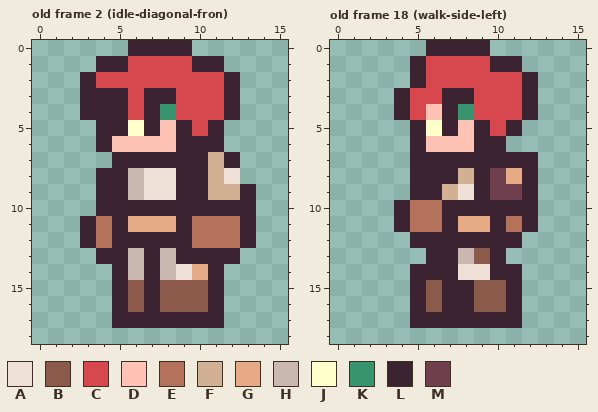
Two versions of one pixel-art file, Assets/Resources/Player/Sprites/Movement/player-walking.aseprite. Above, as it was before the edit.
16x19 pixels, 40 frames. Shown: old frame 2 (idle-diagonal-fron), old frame 18 (walk-side-left). The commit also changed other frames, which this record leaves out.
Visible layers, top first: "Layer 3", "Layer 1".
Palette (. is transparent): A #eedfd7  B #8c5a4a  C #d6474e  D #ffc3b5  E #b37259  F #d1b094  G #e6aa86  H #cab7af  J #ffffcc  K #37946e  L #3b2331  M #6f3f4e
Pixels before, old frame 2 (idle-diagonal-fron), first column x 3:
 0 ...LLLL....
 1 .LLCCCCLL..
 2 LCCCCCCCCL.
 3 LLLCLLCCCL.
 4 LLLCLKCCCL.
 5 .LLJLDLCL..
 6 .LDDDDLLL..
 7 ..LLLLLLFL.
 8 .LLHAALLFA.
 9 .LLHAALLFFL
10 .LLLLLLLLLL
11 LELGGGLEEEL
12 LELLLLLEEEL
13 .LLHLHLLLL.
14 ..LHLHAGL..
15 ..LBLBBBL..
16 ..LBLBBBL..
17 ..LLLLLLL..
Pixels before, old frame 18 (walk-side-left), first column x 4:
 0 ..LLLL...
 1 .LCCCCLL.
 2 .LCCCCCCL
 3 LCCLLCCCL
 4 LCDLKCCCL
 5 .LJLDLCL.
 6 .LDDDLL..
 7 .LLLLLLLL
 8 .LLLFLMGL
 9 .LLFALMML
10 LEELLLLLL
11 LEELGGLEL
12 .LLLLLLL.
13 ..LLHBL..
14 .LLLAALL.
15 .LBLLBBL.
16 .LBLLBBL.
17 .LLLLLLL.
Now the later version:
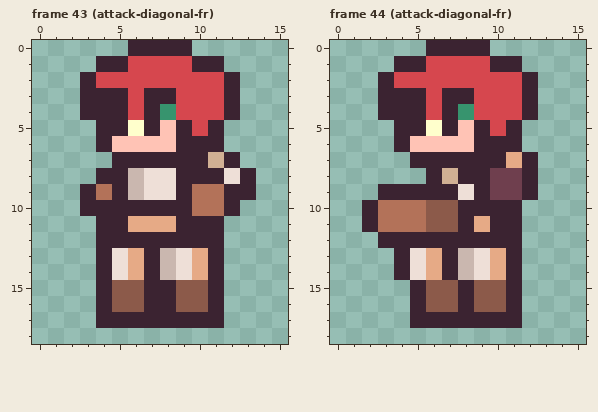
A new or re-ordered frame is compared with the old frame closest to it.
The edit:
{"change": "frames 40 -> 72"}
{"change": "layer \"Layer 6\" added"}
{"where": "frame 43 (attack-diagonal-fr) is new; against old frame 2 (idle-diagonal-fron), layer \"Layer 1\""}
{"frame":43,"y":8,"x":11,"old":"F","new":"L"}
{"frame":43,"y":8,"x":13,"old":".","new":"L"}
{"frame":43,"y":9,"x":3,"old":".L","new":"LE"}
{"frame":43,"y":9,"x":10,"old":"LFF","new":"EEL"}
{"frame":43,"y":10,"x":3,"old":".","new":"L"}
{"frame":43,"y":10,"x":10,"old":"LL","new":"EE"}
{"frame":43,"y":10,"x":13,"old":"L","new":"."}
{"frame":43,"y":11,"x":3,"old":"LE","new":".L"}
{"frame":43,"y":11,"x":10,"old":"EEEL","new":"LL.."}
{"frame":43,"y":12,"x":3,"old":"LE","new":".L"}
{"frame":43,"y":12,"x":10,"old":"EEEL","new":"LL.."}
{"frame":43,"y":13,"x":5,"old":"LH","new":"AG"}
{"frame":43,"y":13,"x":9,"old":"LL","new":"AG"}
{"frame":43,"y":13,"x":12,"old":"L","new":"."}
{"frame":43,"y":14,"x":4,"old":".LH","new":"LAG"}
{"frame":43,"y":15,"x":4,"old":".L","new":"LB"}
{"frame":43,"y":15,"x":8,"old":"B","new":"L"}
{"frame":43,"y":16,"x":4,"old":".L","new":"LB"}
{"frame":43,"y":16,"x":8,"old":"B","new":"L"}
{"frame":43,"y":17,"x":4,"old":".","new":"L"}
{"where": "frame 44 (attack-diagonal-fr) is new; against old frame 18 (walk-side-left), layers \"Layer 3\", \"Layer 6\", \"Layer 1\""}
{"frame":44,"y":1,"x":4,"old":".","new":"L"}
{"frame":44,"y":2,"x":3,"old":"..L","new":"LCC"}
{"frame":44,"y":3,"x":3,"old":".","new":"L"}
{"frame":44,"y":3,"x":5,"old":"C","new":"L"}
{"frame":44,"y":4,"x":3,"old":".","new":"L"}
{"frame":44,"y":4,"x":5,"old":"CD","new":"LC"}
{"frame":44,"y":5,"x":4,"old":".","new":"L"}
{"frame":44,"y":6,"x":4,"old":".L","new":"LD"}
{"frame":44,"y":6,"x":11,"old":".","new":"L"}
{"frame":44,"y":7,"x":11,"old":"L","new":"G"}
{"frame":44,"y":8,"x":5,"old":"L","new":"."}
{"frame":44,"y":8,"x":7,"old":"LF","new":"FL"}
{"frame":44,"y":8,"x":11,"old":"G","new":"M"}
{"frame":44,"y":9,"x":3,"old":"..","new":"LL"}
{"frame":44,"y":9,"x":7,"old":"F","new":"L"}
{"frame":44,"y":10,"x":2,"old":"..L","new":"LEE"}
{"frame":44,"y":10,"x":6,"old":"EL","new":"BB"}
{"frame":44,"y":10,"x":12,"old":"L","new":"."}
{"frame":44,"y":11,"x":2,"old":"..L","new":"LEE"}
{"frame":44,"y":11,"x":6,"old":"ELG","new":"BBL"}
{"frame":44,"y":11,"x":11,"old":"EL","new":"L."}
{"frame":44,"y":12,"x":3,"old":"..","new":"LL"}
{"frame":44,"y":13,"x":4,"old":"..L","new":"LAG"}
{"frame":44,"y":13,"x":9,"old":"BL.","new":"AGL"}
{"frame":44,"y":14,"x":4,"old":".LL","new":"LAG"}
{"frame":44,"y":14,"x":8,"old":"A","new":"H"}
{"frame":44,"y":14,"x":10,"old":"L","new":"G"}
{"frame":44,"y":15,"x":7,"old":"L","new":"B"}
{"frame":44,"y":16,"x":7,"old":"L","new":"B"}
